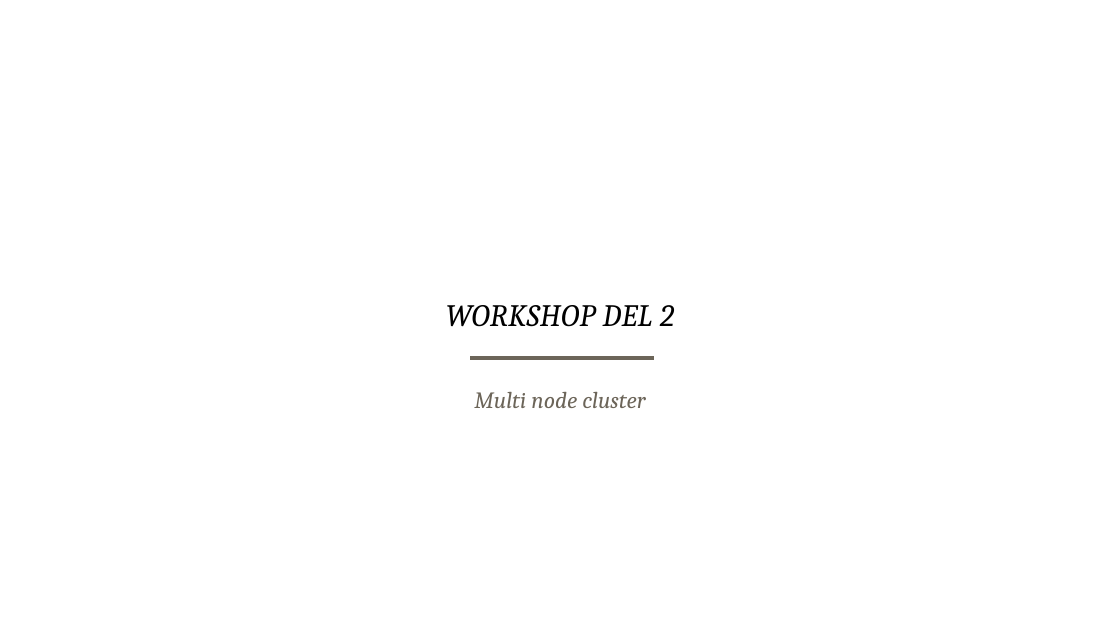
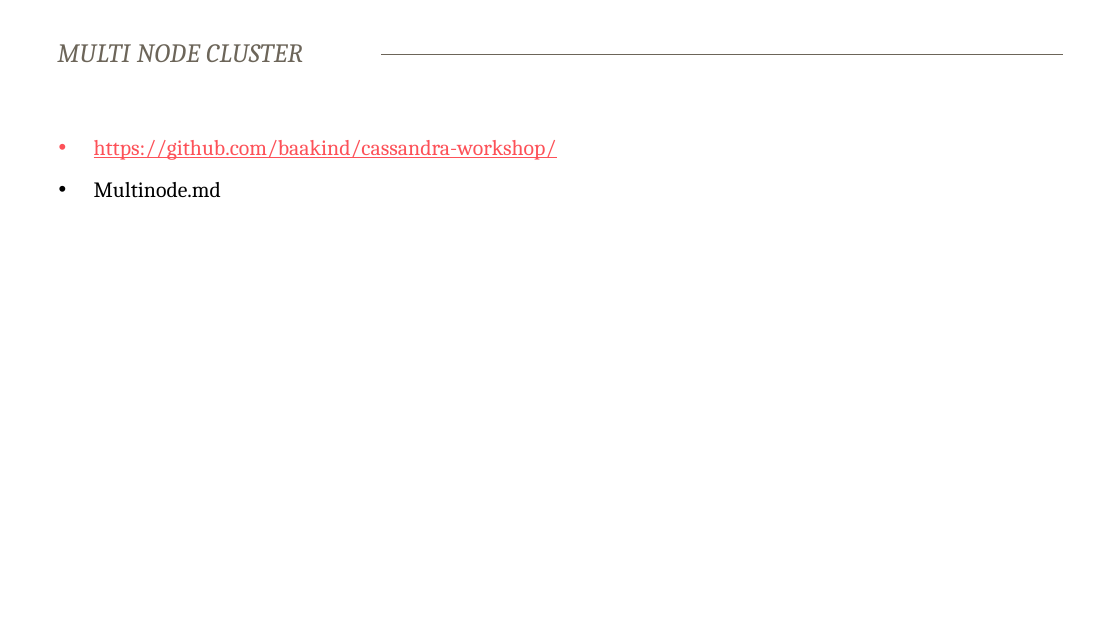
Before and after one commit to baakind/cassandra-workshop, a slide deck: slide 10 of intro.pptx (slide 13 before the commit). Drawn at 1120x630 pixels with LibreOffice and Linux fonts; fonts in the diff are those of the drawing; background and template pictures are left out. Boxes give left, top, right and bottom in pixels: in the first picture for what was removed or moved away, otherwise in the second. Text is boxed around its words. In the diff, an @@ line names an element or a change of style, - is before the commit and + after.

Commit message:
Småjusteringer på multinode

```diff
--- a/intro.pptx
+++ b/intro.pptx
@@ title at <box>57,44,303,62</box>: text changed; size 15 to 17 pt @@
-Multi node cluster
+MULTI NODE CLUSTER
@@ line added from (59, 55) to (1063, 55), #6C6559 0.2 pt @@
@@ text added at <box>94,140,557,198</box>, 14 pt, text #FD5158, underline @@
+• https://github.com/baakind/cassandra-workshop/
+• Multinode.md
@@ title removed at <box>446,305,674,327</box> @@
-WORKSHOP DEL 2
@@ line removed from (470, 358) to (654, 358) @@
```
Also in this commit, not shown: 1 slide added, 8 slides removed, 1 other file.
